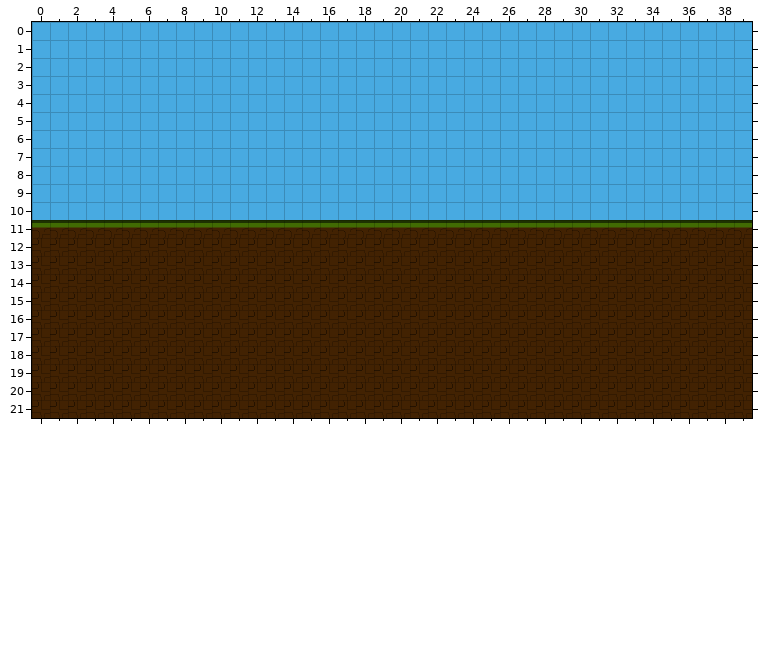
Tiled map: TheJavaQuest/src/main/resources/Map/VillageMap/FirstMap.tmx. This is how it looked before the edit.
Cells are 32x32 px. Shown: x 0..39, y 0..21.
Once edited:
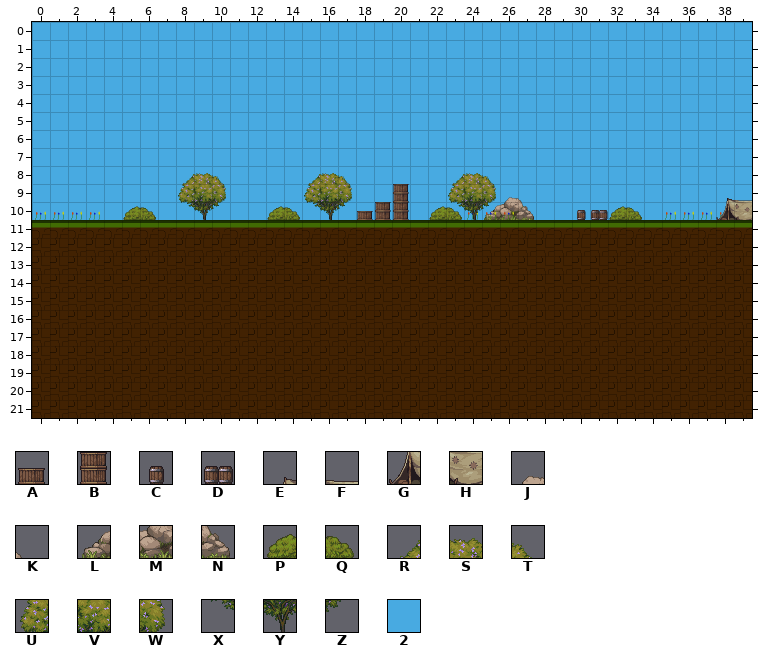
Key: from "Decor": A 0, B 1, C 2, D 3, E 16, F 17, G 29, H 30, J 105, K 106, L 117, M 118, N 119, P 169, Q 170; from "Flowering Tree": R 0, S 1, T 2, U 3, V 4, W 5, X 6, Y 7, Z 8; from "TileSet": 2 2.
_ is an empty cell.
Tiles of an added or newly shown layer are drawn over the layers below it.
From old to new:
Layer "Sky" (added):
The edit adds tile 2 in row 8 at x 8 to 10, 15 to 17 and 23 to 25; in row 9 at x 8, 10, 15, 17, 20, 23, 25 to 27 and 38 to 39; in row 10 at x 5 to 6, 8 to 10, 13 to 20, 22 to 27, 30 to 33 and 38.
Layer "Rocks" (added):
The edit adds tile J in row 9 at x 26.
The edit adds tile K in row 9 at x 27.
The edit adds tile L in row 10 at x 25.
The edit adds tile M in row 10 at x 26.
The edit adds tile N in row 10 at x 27.
Layer "Flowers":
The edit adds tile A in row 10 at x 18.
The edit adds tile B in row 9 at x 20; in row 10 at x 19 to 20.
The edit adds tile C in row 10 at x 30.
The edit adds tile D in row 10 at x 31.
The edit adds tile P in row 10 at x 5, 13, 22 and 32.
The edit adds tile Q in row 10 at x 23.
The edit adds tile Q in row 10 at x 6, 14 and 33.
Layer "Tent" (added):
The edit adds tile E in row 9 at x 38.
The edit adds tile F in row 9 at x 39.
The edit adds tile G in row 10 at x 38.
The edit adds tile H in row 10 at x 39.
Layer "Tree" (added):
The edit adds tile R in row 8 at x 8, 15 and 23.
The edit adds tile S in row 8 at x 9, 16 and 24.
The edit adds tile T in row 8 at x 10, 17 and 25.
The edit adds tile U in row 9 at x 8, 15 and 23.
The edit adds tile V in row 9 at x 9, 16 and 24.
The edit adds tile W in row 9 at x 10, 17 and 25.
The edit adds tile X in row 10 at x 8, 15 and 23.
The edit adds tile Y in row 10 at x 9, 16 and 24.
The edit adds tile Z in row 10 at x 10, 17 and 25.
Layer "Ground":
The author cleared tile 2 in row 8 at x 8 to 10, 15 to 17 and 23 to 25; in row 9 at x 8 to 10, 15 to 17, 20, 23 to 27 and 38 to 39; in row 10 at x 5 to 6, 8 to 10, 13 to 20, 22 to 27, 30 to 33 and 38 to 39.
